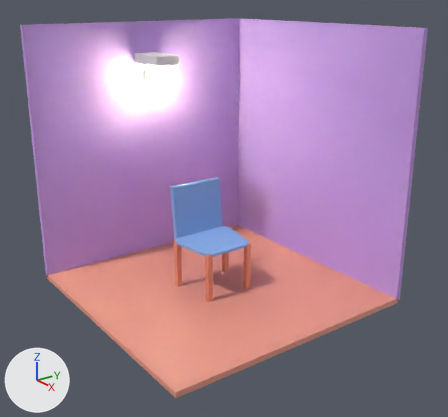
Before and after pictures for a commit that changed the Blender file untitled.blend.
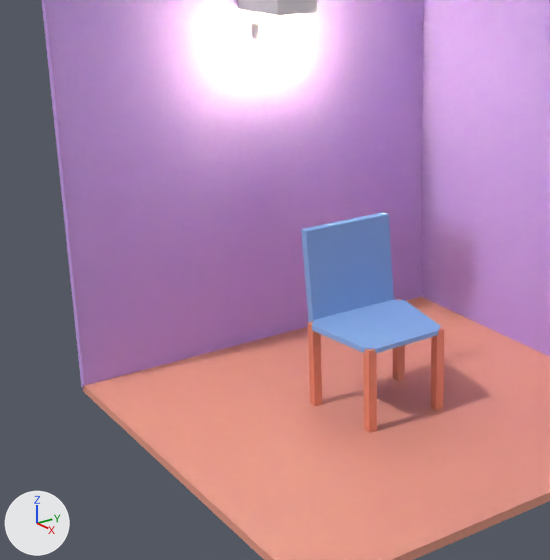
Each version is shown whole from a camera (50 mm lens) standing at (9.11, -6.49, 5.55) and looking at (0.22, 0.05, 1.72), then close up on the part from 0% to 69% of the width and 14% to 90% of the height. The axes (+X, +Y, +Z) are drawn at lower left. The lights are the same throughout.
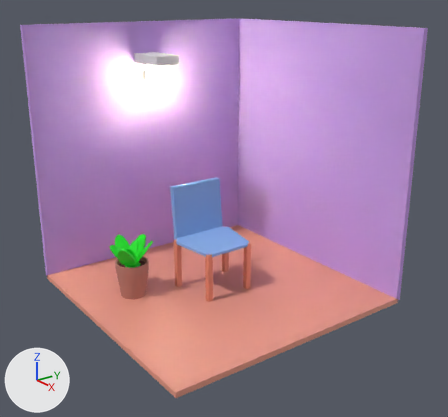
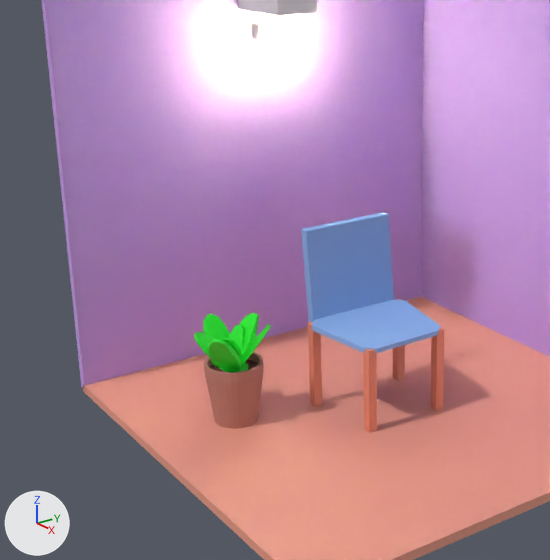
What the commit changed:
Material 'Material.008' (mat_material_008) is new.
Its base color is (0.00557, 0.8, 0.0159) (green #11e722).
Material 'Material.007' (mat_material_007) is new.
Its base color is (0.122, 0.0262, 0.0251) (dark red #622d2c).
Its roughness is 1.0.
Material 'Material.006' (mat_material_006) is new.
Its base color is (0.492, 0.202, 0.162) (pink #ba7c70).
Its roughness is 1.0.
Mesh me_cube_017 is new.
It has 40 vertices, 32 faces and spans x -2.48..1.0, y -1.0..1.0, z -1.92..2.45.
It uses material mat_material_008 (green #11e722).
Mesh me_cube_016 is new.
It has 40 vertices, 32 faces and spans x -2.48..1.0, y -1.0..1.0, z -1.92..2.45.
It uses material mat_material_008 (green #11e722).
Mesh me_cube_015 is new.
It has 38 vertices, 31 faces and spans x -2.48..1.0, y -1.0..1.0, z -1.92..2.45.
It uses material mat_material_008 (green #11e722).
Mesh me_cube_014 is new.
It has 40 vertices, 32 faces and spans x -2.48..1.0, y -1.0..1.0, z -1.92..2.45.
It uses material mat_material_008 (green #11e722).
Mesh me_cube_013 is new.
It has 40 vertices, 32 faces and spans x -2.48..1.0, y -1.0..1.0, z -1.92..2.45.
It uses material mat_material_008 (green #11e722).
Mesh me_cube_012 is new.
It has 40 vertices, 32 faces and spans x -2.48..1.0, y -1.0..1.0, z -1.92..2.45.
It uses material mat_material_008 (green #11e722).
Mesh me_cube_011 is new.
It has 40 vertices, 32 faces and spans x -2.48..1.0, y -1.0..1.0, z -1.92..2.45.
It uses material mat_material_008 (green #11e722).
Mesh me_cylinder_001 is new.
It is a 32-sided cylinder along z spanning x -1.0..1.0, y -1.0..1.0, z -1.0..1.0.
It uses material mat_material_007 (dark red #622d2c).
Mesh me_cylinder is new.
It has 192 vertices, 162 faces and spans x -1.0..1.0, y -1.0..1.0, z -1.0..1.38.
It uses material mat_material_006 (pink #ba7c70).
Object 'Cube.017' (ob_cube_017) is new; it shows me_cube_017.
Its location is (-0.74, -1.41, 0.87).
Its rotation in degrees is (-2.8, -24, 295).
Its scale is (-0.0246, 0.106, -0.117).
Object 'Cube.016' (ob_cube_016) is new; it shows me_cube_016.
Its location is (-0.57, -1.54, 0.87).
Its rotation in degrees is (-2.8, -24, 132).
Its scale is (-0.0246, 0.106, -0.117).
Object 'Cube.015' (ob_cube_015) is new; it shows me_cube_015.
Its location is (-0.72, -1.32, 0.92).
Its rotation in degrees is (-0.3, -32, 278).
Its scale is (-0.034, 0.147, -0.162).
Object 'Cube.014' (ob_cube_014) is new; it shows me_cube_014.
Its location is (-0.66, -1.66, 0.88).
Its rotation in degrees is (14, -41, 49).
Its scale is (-0.034, 0.147, -0.162).
Object 'Cube.013' (ob_cube_013) is new; it shows me_cube_013.
Its location is (-0.49, -1.32, 0.92).
Its rotation in degrees is (0, -37, 223).
Its scale is (-0.034, 0.147, -0.162).
Object 'Cube.012' (ob_cube_012) is new; it shows me_cube_012.
Its location is (-0.46, -1.68, 0.92).
Its rotation in degrees is (0, -37, 133).
Its scale is (-0.034, 0.147, -0.162).
Object 'Cube.011' (ob_cube_011) is new; it shows me_cube_011.
Its location is (-0.97, -1.48, 0.87).
Its rotation in degrees is (0, -37, 0).
Its scale is (-0.034, 0.147, -0.162).
Object 'Cylinder.001' (ob_cylinder_001) is new; it shows me_cylinder_001.
Its location is (-0.64, -1.47, 0.64).
Its scale is (0.291, 0.291, -0.00389).
Object 'Cylinder' (ob_cylinder) is new; it shows me_cylinder.
Its location is (-0.66, -1.47, 0.33).
Its scale is (0.315, 0.315, 0.29).

What differs and where, as boxes [x1, y1, x2, y2] in the close-ups (550 x 560 px):
'Cylinder', added
    after: [204, 352, 264, 429]
'Cube.012', added (green)
    after: [209, 339, 242, 370]
'Cube.011', added (green)
    after: [203, 314, 230, 368]
'Cube.015', added (green)
    after: [219, 313, 259, 372]
'Cube.014', added (green)
    after: [194, 332, 248, 372]
'Cube.013', added
    after: [240, 324, 271, 366]
'Cube.017', added
    after: [228, 325, 245, 351]
'Cube.016', added
    after: [222, 338, 244, 367]
'Cylinder.001', added
    after: [210, 359, 258, 372]
